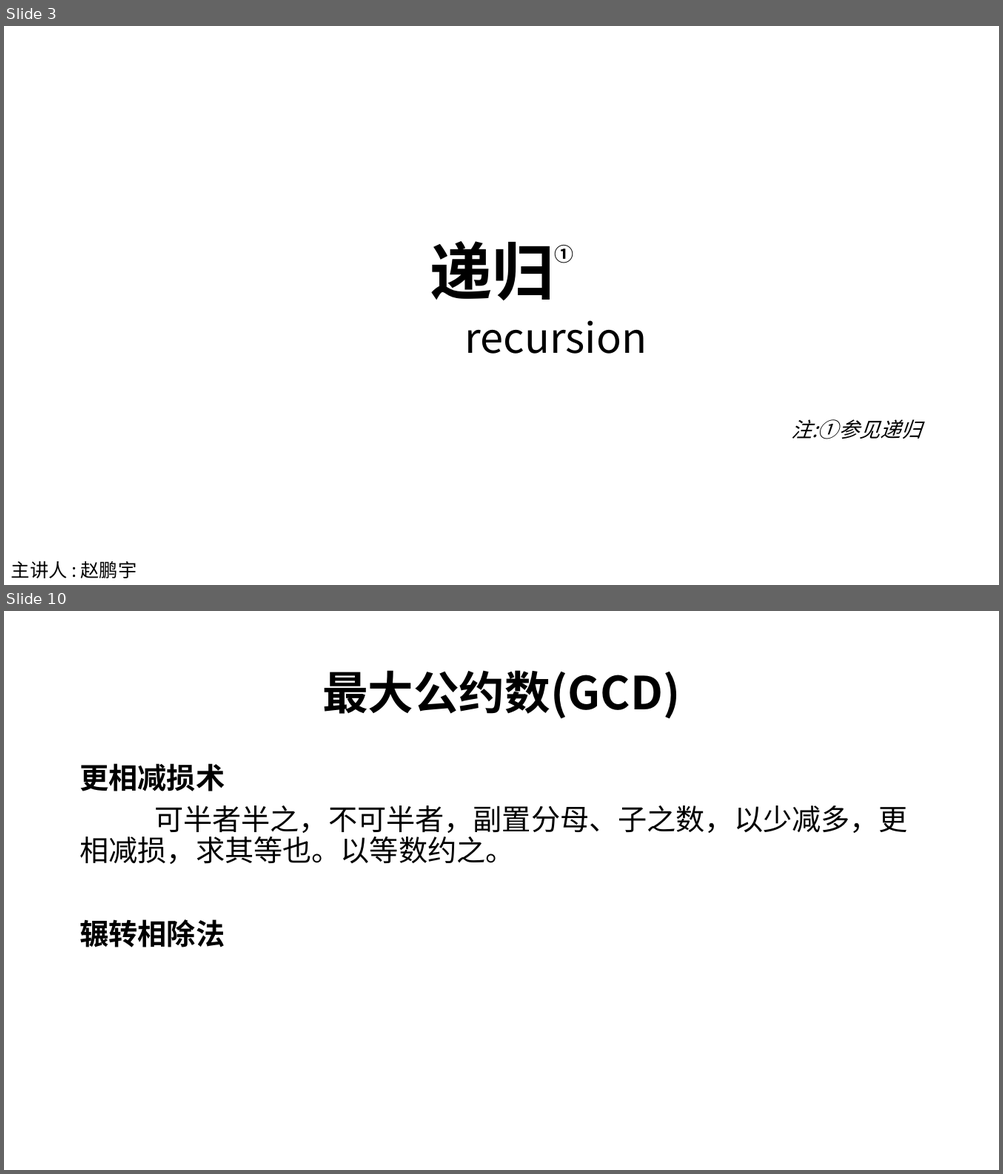
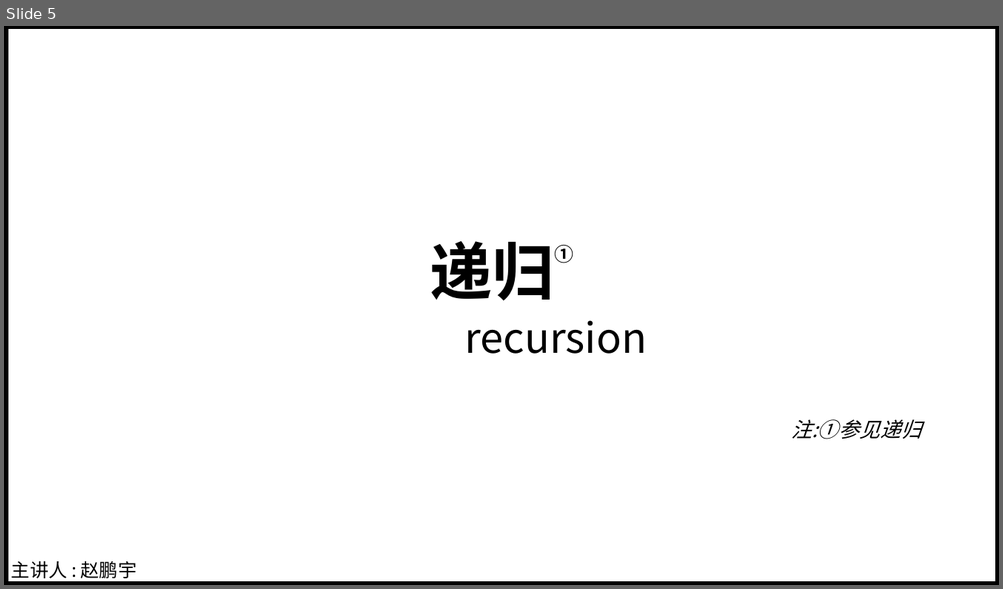
Before and after one commit to ZPYhiahiahia/nxjb-recursion-src, a slide deck: 递归.pptx. Shown one above the other, each under a label of ours: slides 3 and 10 before the commit, slide 5 after it; the slides between them are not shown. The pictures are 1003x1174 and 1003x589 pixels, drawn with LibreOffice and Linux fonts; fonts in the diff are those of the drawing. Boxes give left, top, right and bottom in pixels: in the first picture for what was removed or moved away, otherwise in the second. Text is boxed around its words. In the diff, an @@ line names an element or a change of style, - is before the commit and + after.

```diff
--- a/递归.pptx
+++ b/递归.pptx
@@ slide 10 removed at (4,611,999,1170), background #FFFFFF @@
@@ title removed at (322,670,680,719) @@
-最大公约数(GCD)
@@ text removed at (79,763,908,948) @@
-更相减损术
-可半者半之，不可半者，副置分母、子之数，以少减多，更相减损，求其等也。以等数约之。
-辗转相除法
@@ what was slide 3 is now slide 5 @@
@@ slide 5 changed as well @@
@@ table added at (5,26,998,585), 1 rows, 1 columns @@
+
```
Also in this commit, not shown: 3 other slides changed, 19 slides added, 5 other slides removed, 1 other file.
